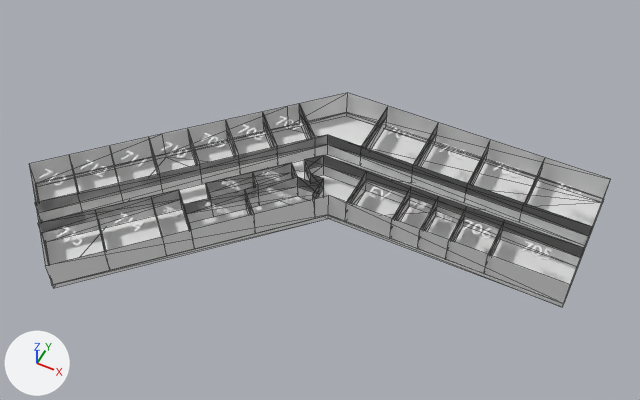
One commit to the glTF model app/assets/3d/7floor.glb: the scene before it, then after it.
The view is the same before and after, from a 50 mm lens placed at (262.0, -543.0, 698.0), pointed at (-8.0, -3.0, 23.0). Lighting does not change. The marker at lower left points along +X, +Y and +Z. Mesh edges are drawn as thin lines on the coarser meshes. Vertices at the same position are counted once.

The first picture shows 'FloorAndWalls_4F', 'InnerWalls_4F'.
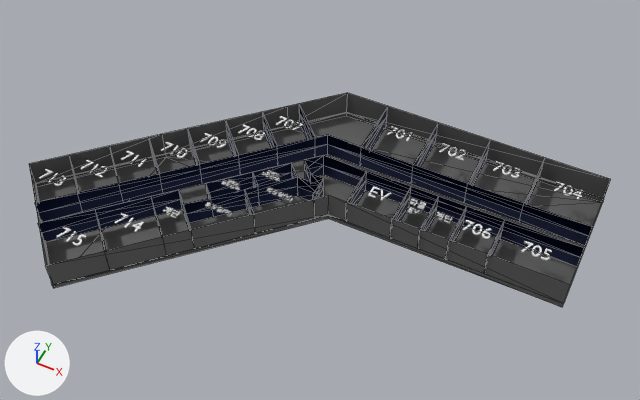
What differs and where, as boxes [x1, y1, x2, y2] in the pictures (640 x 400 px):
'FloorAndWalls_4F', recoloured
    both: [29, 93, 611, 307]
part 1 of me_innerwalls_4f_mesh_030, recoloured
    both: [35, 104, 593, 271]

Diff of the bpy script that builds the scene:
```diff
--- a/app/assets/3d/7floor.glb.py
+++ b/app/assets/3d/7floor.glb.py
@@ mat_mat_inner @@
+mat_mat_inner = principled_material('Mat_Inner')
+mat_mat_inner.base_color = (0.01, 0.02, 0.08)  # dark blue #192750
@@ mat_mat_outer @@
+mat_mat_outer = principled_material('Mat_Outer')
+mat_mat_outer.base_color = (0.12, 0.12, 0.12)  # dark grey #616161
@@ me_floorandwalls_4f_mesh_018 @@
 me_floorandwalls_4f_mesh_018.from_pydata(...)  # 32 vertices, 54 faces; spans x -300.0..250.0, y -200.0..151.0, z -5.0..30.0
-me_floorandwalls_4f_mesh_018.materials.append(mat_building_gray_050)  # white #e7e7e7
+me_floorandwalls_4f_mesh_018.materials.append(mat_mat_outer)  # dark grey #616161
@@ me_innerwalls_4f_mesh_030 @@
 me_innerwalls_4f_mesh_030.from_pydata(...)  # 177 vertices, 240 faces; spans x -270.0..250.0, y -160.0..150.0, z 0.0..30.0
 # used by ob_innerwalls_4f; location = (0.0, 0.0, 0.0)
+# me_innerwalls_4f_mesh_030 part 1: 240 faces spanning x -270.0..250.0, y -160.0..150.0, z 0.0..30.0 switch from mat_building_gray_050 (white #e7e7e7) to mat_mat_inner (dark blue #192750)
```
